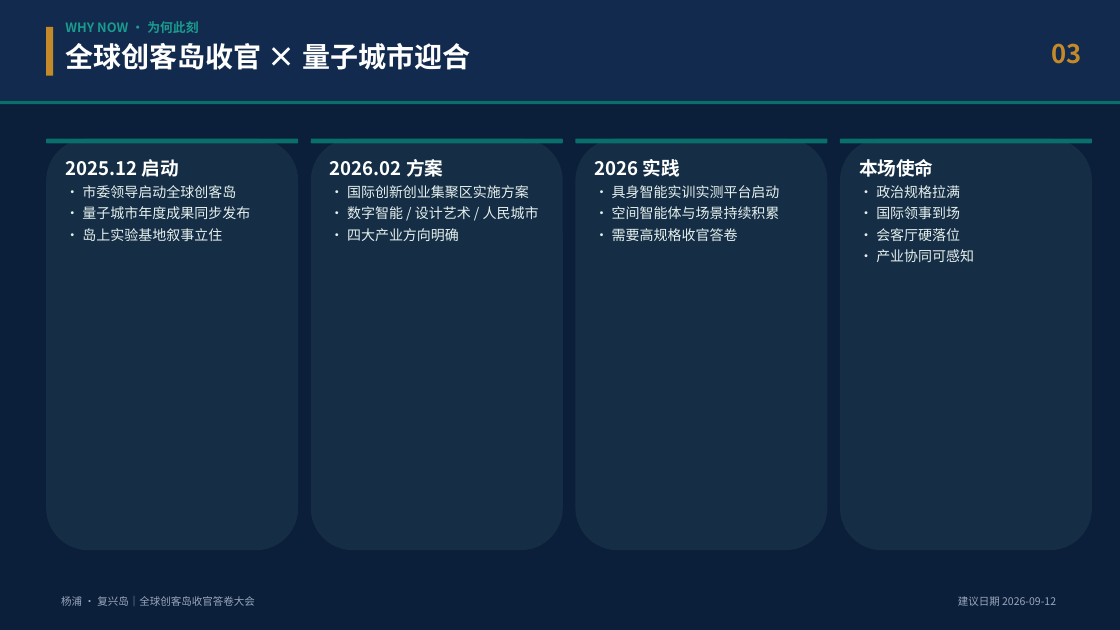
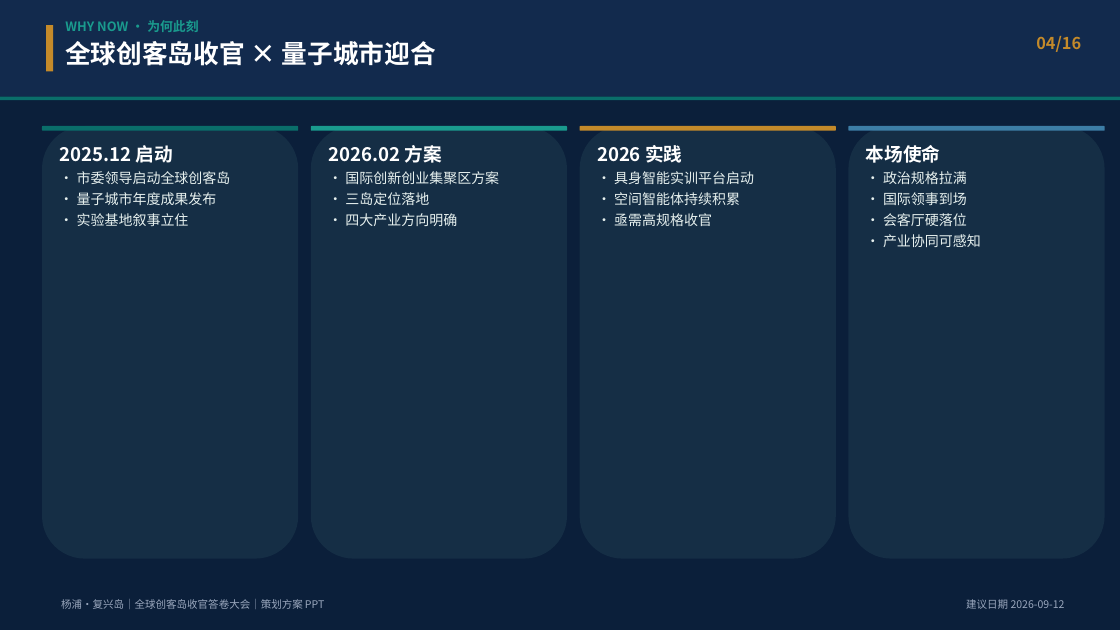
Before and after one commit to hujigang2010-maker/AIDEN, a slide deck: slide 4 of deliverables/复兴岛_全球创客岛_科创出海与具身智能国际大会_策划方案.pptx (slide 3 before the commit). Drawn at 1120x630 pixels with LibreOffice and Linux fonts; fonts in the diff are those of the drawing. Boxes give left, top, right and bottom in pixels: in the first picture for what was removed or moved away, otherwise in the second. Text is boxed around its words. In the diff, an @@ line names an element or a change of style, - is before the commit and + after.

```diff
--- a/deliverables/复兴岛_全球创客岛_科创出海与具身智能国际大会_策划方案.pptx
+++ b/deliverables/复兴岛_全球创客岛_科创出海与具身智能国际大会_策划方案.pptx
@@ rectangle resized from (x1=0, y1=0, x2=1120, y2=101) to (x1=0, y1=0, x2=1120, y2=97) @@
@@ rectangle moved from (x1=46, y1=27, x2=53, y2=76) to (x1=46, y1=25, x2=53, y2=71) @@
@@ text at (x1=65, y1=41, x2=436, y2=66): size 24 to 22 pt in "全球创客岛收官 × 量子城市迎合" @@
@@ text at (x1=1036, y1=36, x2=1081, y2=52): text changed; size 22 to 14 pt @@
-03
+04/16
@@ rectangle moved from (x1=0, y1=101, x2=1120, y2=104) to (x1=0, y1=97, x2=1120, y2=100) @@
@@ rounded rectangle resized from (x1=46, y1=139, x2=298, y2=550) to (x1=42, y1=126, x2=298, y2=559) @@
@@ rounded rectangle resized from (x1=46, y1=139, x2=298, y2=144) to (x1=42, y1=126, x2=298, y2=131) @@
@@ text "2025.12 启动" moved from (x1=65, y1=159, x2=250, y2=241) to (x1=59, y1=145, x2=231, y2=226) @@
@@ rounded rectangle resized from (x1=311, y1=139, x2=563, y2=550) to (x1=311, y1=126, x2=567, y2=559) @@
@@ rounded rectangle resized from (x1=311, y1=139, x2=563, y2=144) to (x1=311, y1=126, x2=567, y2=131) @@
@@ rounded rectangle at (x1=311, y1=126, x2=567, y2=131): fill #0A6E6A to #1A9B8E @@
@@ text "2026.02 方案" moved from (x1=330, y1=159, x2=539, y2=241) to (x1=328, y1=145, x2=499, y2=226) @@
@@ rounded rectangle resized from (x1=576, y1=139, x2=828, y2=550) to (x1=580, y1=126, x2=836, y2=559) @@
@@ rounded rectangle resized from (x1=576, y1=139, x2=828, y2=144) to (x1=580, y1=126, x2=836, y2=131) @@
@@ rounded rectangle at (x1=580, y1=126, x2=836, y2=131): fill #0A6E6A to #C48A2A @@
@@ text "2026 实践" moved from (x1=595, y1=159, x2=780, y2=241) to (x1=597, y1=145, x2=754, y2=226) @@
@@ rounded rectangle resized from (x1=840, y1=139, x2=1092, y2=550) to (x1=849, y1=126, x2=1105, y2=559) @@
@@ rounded rectangle resized from (x1=840, y1=139, x2=1092, y2=144) to (x1=849, y1=126, x2=1105, y2=131) @@
@@ rounded rectangle at (x1=849, y1=126, x2=1105, y2=131): fill #0A6E6A to #3D7EA6 @@
@@ text "本场使命" moved from (x1=859, y1=159, x2=974, y2=262) to (x1=866, y1=145, x2=981, y2=247) @@
@@ text at (x1=345, y1=171, x2=499, y2=205): text changed @@
-· 国际创新创业集聚区实施方案
-· 数字智能 / 设计艺术 / 人民城市
+· 国际创新创业集聚区方案
+· 三岛定位落地
@@ text at (x1=614, y1=171, x2=754, y2=226): text changed @@
-· 具身智能实训实测平台启动
-· 空间智能体与场景持续积累
-· 需要高规格收官答卷
+· 具身智能实训平台启动
+· 空间智能体持续积累
+· 亟需高规格收官
@@ text at (x1=77, y1=192, x2=217, y2=226): text changed @@
-· 量子城市年度成果同步发布
-· 岛上实验基地叙事立住
+· 量子城市年度成果发布
+· 实验基地叙事立住
@@ text at (x1=61, y1=599, x2=324, y2=609): text changed @@
-杨浦 · 复兴岛｜全球创客岛收官答卷大会
+杨浦·复兴岛｜全球创客岛收官答卷大会｜策划方案 PPT
@@ text "建议日期 2026-09-12" moved from (x1=958, y1=596, x2=1056, y2=606) to (x1=966, y1=599, x2=1065, y2=609) @@
```
Also in this commit, not shown: 13 other slides changed, 2 slides added, 4 other files.
